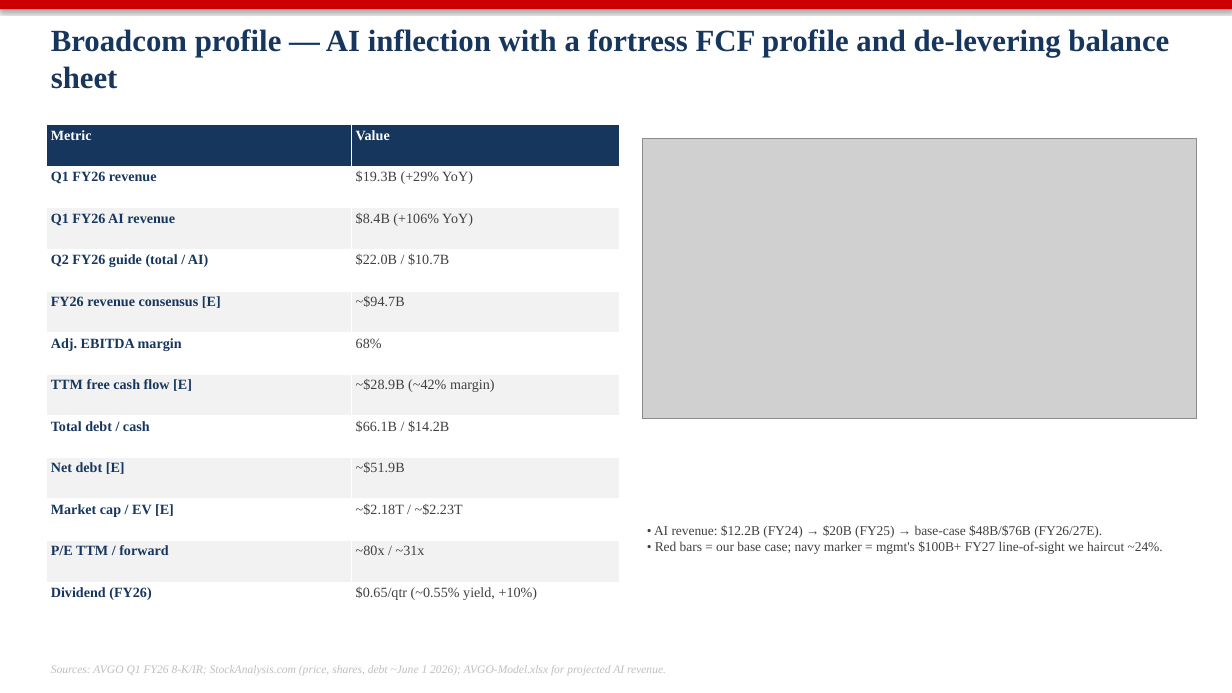
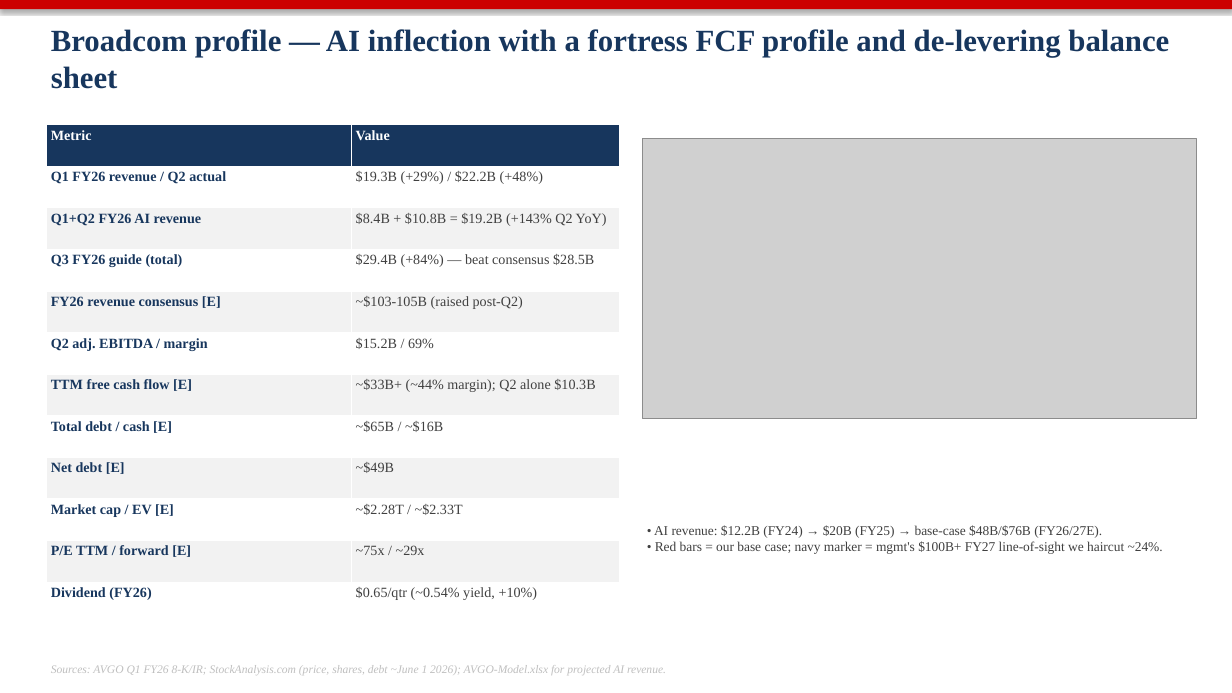
Before and after one commit to gkdlswm5/financial-services, a slide deck: slide 6 of analysis/AVGO/AVGO-Competitive-Analysis.pptx. Drawn at 1232x693 pixels with LibreOffice and Linux fonts; fonts in the diff are those of the drawing; grey boxes stand for pictures. Boxes give left, top, right and bottom in pixels: in the first picture for what was removed or moved away, otherwise in the second. Text is boxed around its words. In the diff, an @@ line names an element or a change of style, - is before the commit and + after.

```diff
--- a/analysis/AVGO/AVGO-Competitive-Analysis.pptx
+++ b/analysis/AVGO/AVGO-Competitive-Analysis.pptx
@@ table at [46, 125, 619, 624] @@
-row 2, column 1: Q1 FY26 revenue
+row 2, column 1: Q1 FY26 revenue / Q2 actual
-row 2, column 2: $19.3B (+29% YoY)
+row 2, column 2: $19.3B (+29%) / $22.2B (+48%)
-row 3, column 1: Q1 FY26 AI revenue
+row 3, column 1: Q1+Q2 FY26 AI revenue
-row 3, column 2: $8.4B (+106% YoY)
+row 3, column 2: $8.4B + $10.8B = $19.2B (+143% Q2 YoY)
-row 4, column 1: Q2 FY26 guide (total / AI)
+row 4, column 1: Q3 FY26 guide (total)
-row 4, column 2: $22.0B / $10.7B
+row 4, column 2: $29.4B (+84%) — beat consensus $28.5B
-row 5, column 2: ~$94.7B
+row 5, column 2: ~$103-105B (raised post-Q2)
-row 6, column 1: Adj. EBITDA margin
+row 6, column 1: Q2 adj. EBITDA / margin
-row 6, column 2: 68%
+row 6, column 2: $15.2B / 69%
-row 7, column 2: ~$28.9B (~42% margin)
+row 7, column 2: ~$33B+ (~44% margin); Q2 alone $10.3B
-row 8, column 1: Total debt / cash
+row 8, column 1: Total debt / cash [E]
-row 8, column 2: $66.1B / $14.2B
+row 8, column 2: ~$65B / ~$16B
-row 9, column 2: ~$51.9B
+row 9, column 2: ~$49B
-row 10, column 2: ~$2.18T / ~$2.23T
+row 10, column 2: ~$2.28T / ~$2.33T
-row 11, column 1: P/E TTM / forward
+row 11, column 1: P/E TTM / forward [E]
-row 11, column 2: ~80x / ~31x
+row 11, column 2: ~75x / ~29x
-row 12, column 2: $0.65/qtr (~0.55% yield, +10%)
+row 12, column 2: $0.65/qtr (~0.54% yield, +10%)
```
Also in this commit, not shown: 6 other slides changed, 9 other files.
